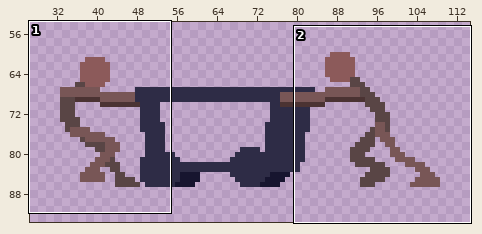
Two states of a pixel-art file, Assets/Graphics/Characters/fanart.aseprite. Above: a wide view before the commit, with the close-up outlined.
Close-up. First the earlier version:
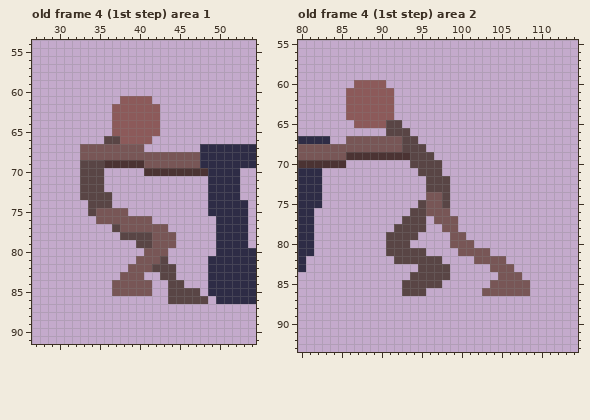
128x128 pixels, 9 frames. Shown: old frame 4 (1st step) area 1: x 27..54, y 54..91; old frame 4 (1st step) area 2: x 80..114, y 55..93. The wide view leaves out empty margins. The commit also changed other frames or places, which this record leaves out.
The result:
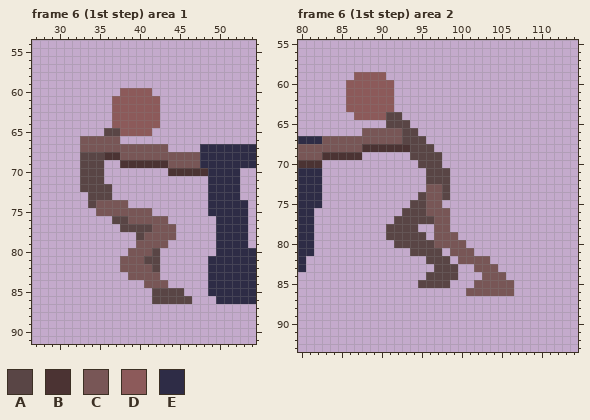
Palette (. is transparent): A #594545  B #4b3333  C #785656  D #8c5a5a  E #2e2c46
The commit says: 8 frames on 1st step (fanart)
What changed:
frames 9 -> 13
Changed rows in their new state; - is an unchanged pixel.
Frame 6 (1st step) area 1 against old frame 4 (1st step), layer "girl sk":
first column x 37:
60 -DDDD-
61 D----D
first column x 33:
65 ---AA----.------
66 CCCCC....-------
67 --------CCC-----
68 AAABB-----------
69 ---..---BBB-----
70 --------...-----
72 ---A------------
73 .---------------
74 --CCCC----------
75 -.----CCC-------
76 --..AA---CC-----
77 ----.AAAA--C----
78 -----..-C-------
79 -------CC--.----
80 ------CC-A.-----
81 -----CC-AA.-----
82 -----C----..----
83 -----.--CC..----
84 ----....-CC..---
85 ----.....AA--..-
86 ---------AA---..
Frame 6 (1st step) area 2 against old frame 4 (1st step), layer "boy sk":
first column x 86:
59 -DDDD-
60 D----D
first column x 83:
64 ---.----AA----------------
65 ----....--A---------------
66 -----CCCCC-A--------------
67 CCC---------A-------------
68 -----BBBBBB--A------------
69 BBB--......---A-----------
70 ...--------.--------------
71 ------------.--A----------
73 -------------CC-----------
74 ------------A-------------
75 -----------A---.----------
76 ----------A---------------
77 ---------A---A--.---------
78 --------A---.-C-.---------
79 ------------A-CC-.--------
80 --------.--AAACC--.-------
81 --------...--AA-C--..-----
82 ---------....--A-CC--..---
83 ------------..--A--CC-..--
84 -----------..---A---CC-..-
85 ----------..---A---CC---..
86 ----------...-----CC----..
Pixel boxes of the changes (left, top, right, bottom) in both close-ups:
changed: (80, 88, 208, 304)
added: (346, 72, 394, 88)
changed: (322, 112, 530, 296)
